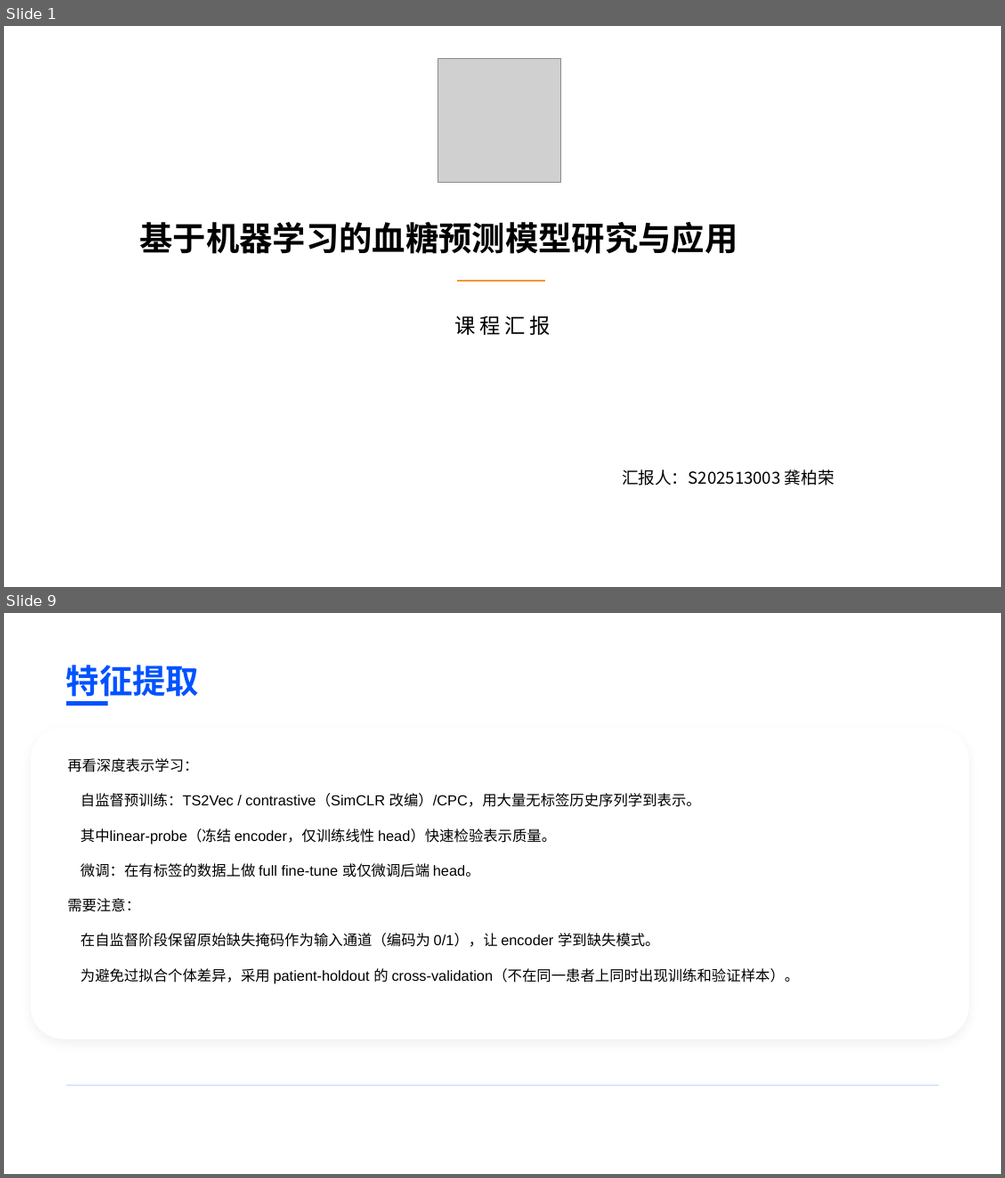
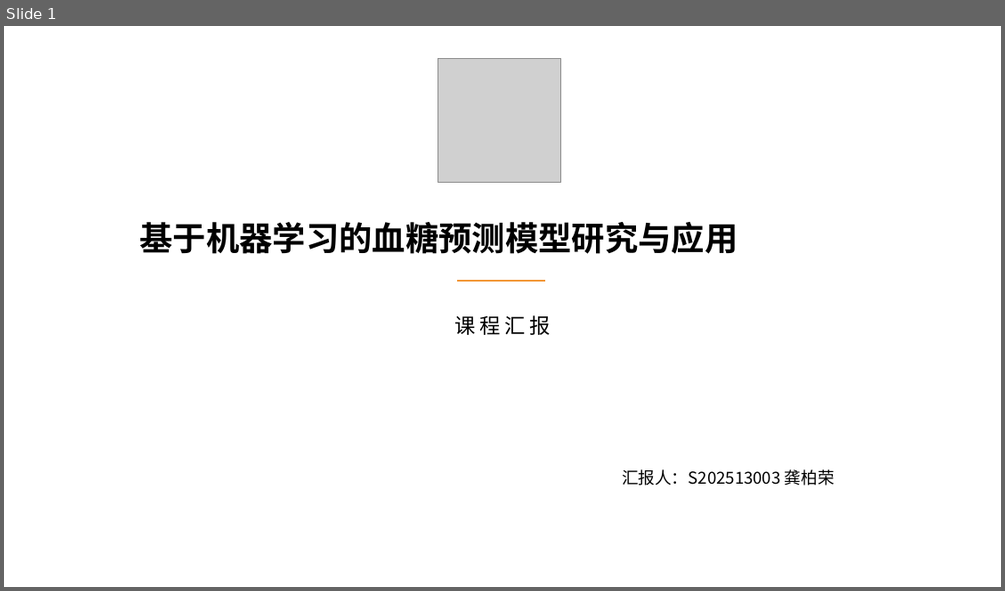
Before and after one commit to BaiRong-NUC/DiabetesAnalyzes, a slide deck: 多元统计与模式识别课程汇报.pptx. Shown one above the other, each under a label of ours: slides 1 and 9 before the commit, slide 1 after it; the slides between them are not shown. The pictures are 1005x1178 and 1005x591 pixels, drawn with LibreOffice and Linux fonts; fonts in the diff are those of the drawing; grey boxes stand for pictures; background and template pictures are left out. Boxes give left, top, right and bottom in pixels: in the first picture for what was removed or moved away, otherwise in the second. Text is boxed around its words. In the diff, an @@ line names an element or a change of style, - is before the commit and + after.

Commit message:
上传ppt 完成了数据集的介绍

```diff
--- a/多元统计与模式识别课程汇报.pptx
+++ b/多元统计与模式识别课程汇报.pptx
@@ slide 9 removed at <box>4,613,1001,1174</box>, background #FFFFFF @@
@@ text removed at <box>66,665,199,702</box> @@
-特征提取
@@ rounded rectangle removed at <box>66,701,108,706</box> @@
@@ rounded rectangle removed at <box>30,728,969,1039</box> @@
@@ text removed at <box>67,758,800,983</box> @@
-再看深度表示学习：
-  自监督预训练：TS2Vec / contrastive（SimCLR 改编）/CPC，用大量无标签历史序列学到表示。
-  其中linear‑probe（冻结 encoder，仅训练线性 head）快速检验表示质量。
-  微调：在有标签的数据上做 full fine‑tune 或仅微调后端 head。
-需要注意：
-在自监督阶段保留原始缺失掩码作为输入通道（编码为 0/1），让 encoder 学到缺失模式。
-为避免过拟合个体差异，采用 patient‑holdout 的 cross‑validation（不在同一患者上同时出现训练和验证样本）。
@@ rounded rectangle removed at <box>66,1085,938,1086</box> @@
```
Also in this commit, not shown: 2 slides changed, 3 slides added, 8 other slides removed.
